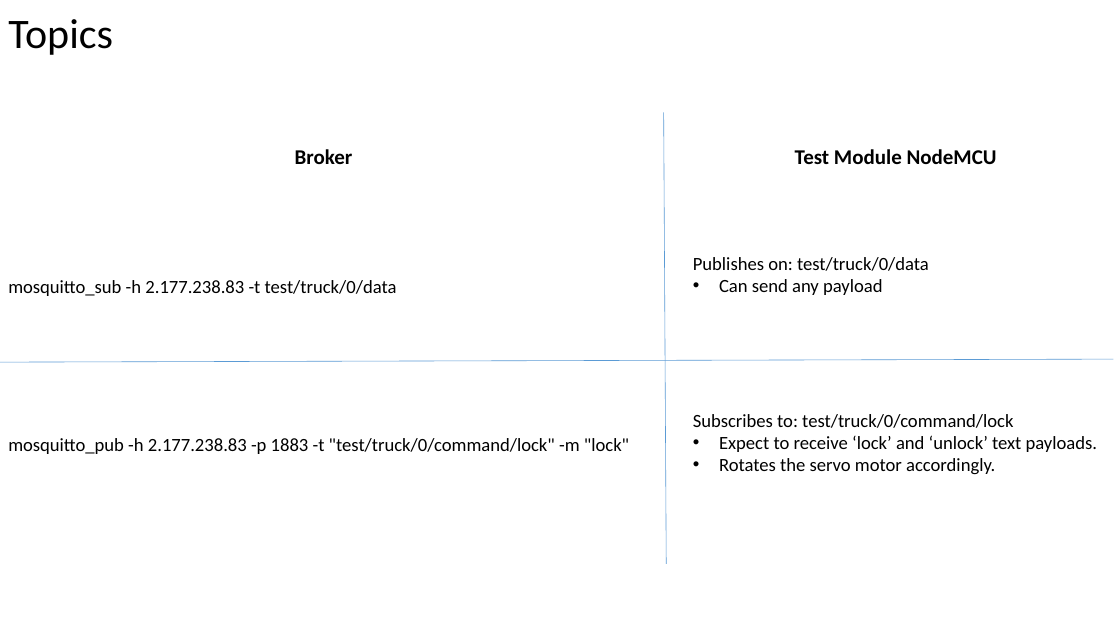
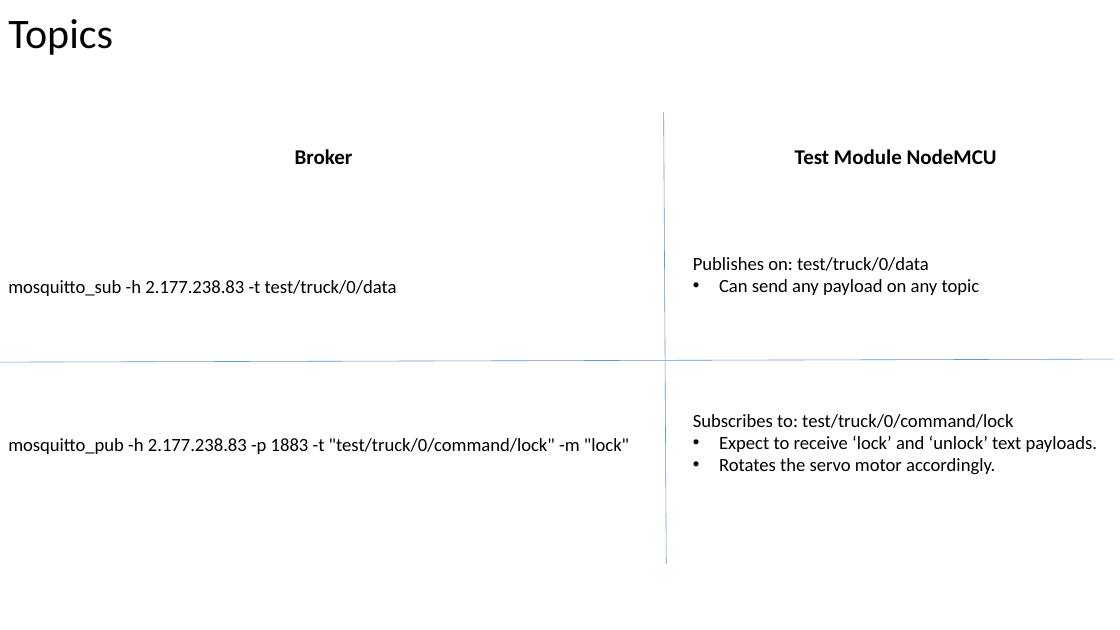
Before and after one commit to hamidrezaHemati/MQTT-AutoLock, a slide deck: slide 5 of Module Test/ESP8266/test_module.pptx. Drawn at 1120x630 pixels with LibreOffice and Linux fonts; fonts in the diff are those of the drawing. Boxes give left, top, right and bottom in pixels: in the first picture for what was removed or moved away, otherwise in the second. Text is boxed around its words. In the diff, an @@ line names an element or a change of style, - is before the commit and + after.

```diff
--- a/Module Test/ESP8266/test_module.pptx
+++ b/Module Test/ESP8266/test_module.pptx
@@ text at [719, 279, 980, 295]: text changed @@
-• Can send any payload
+• Can send any payload on any topic
```
Also in this commit, not shown: 1 other slide changed, 12 other files.
